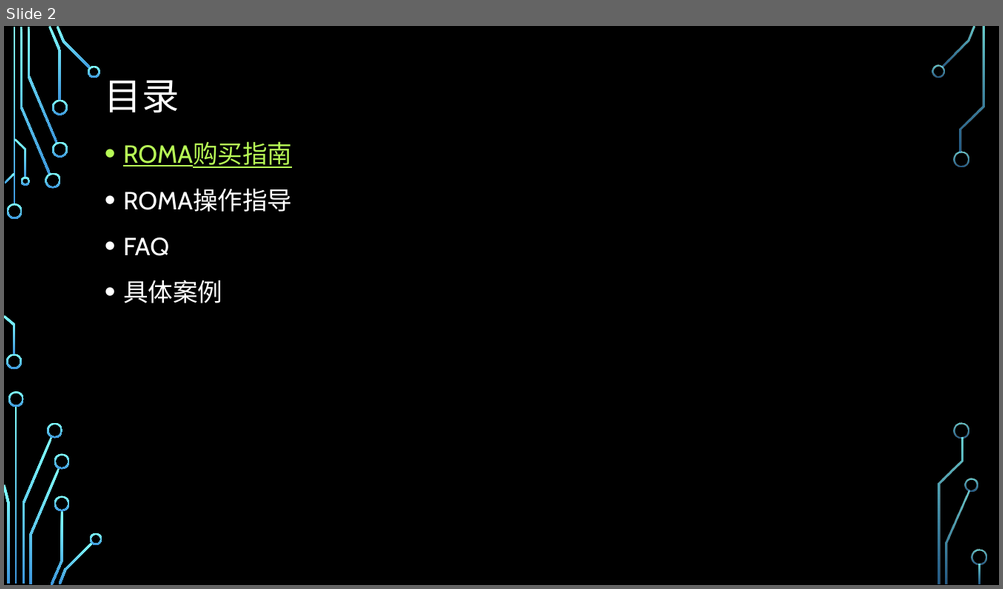
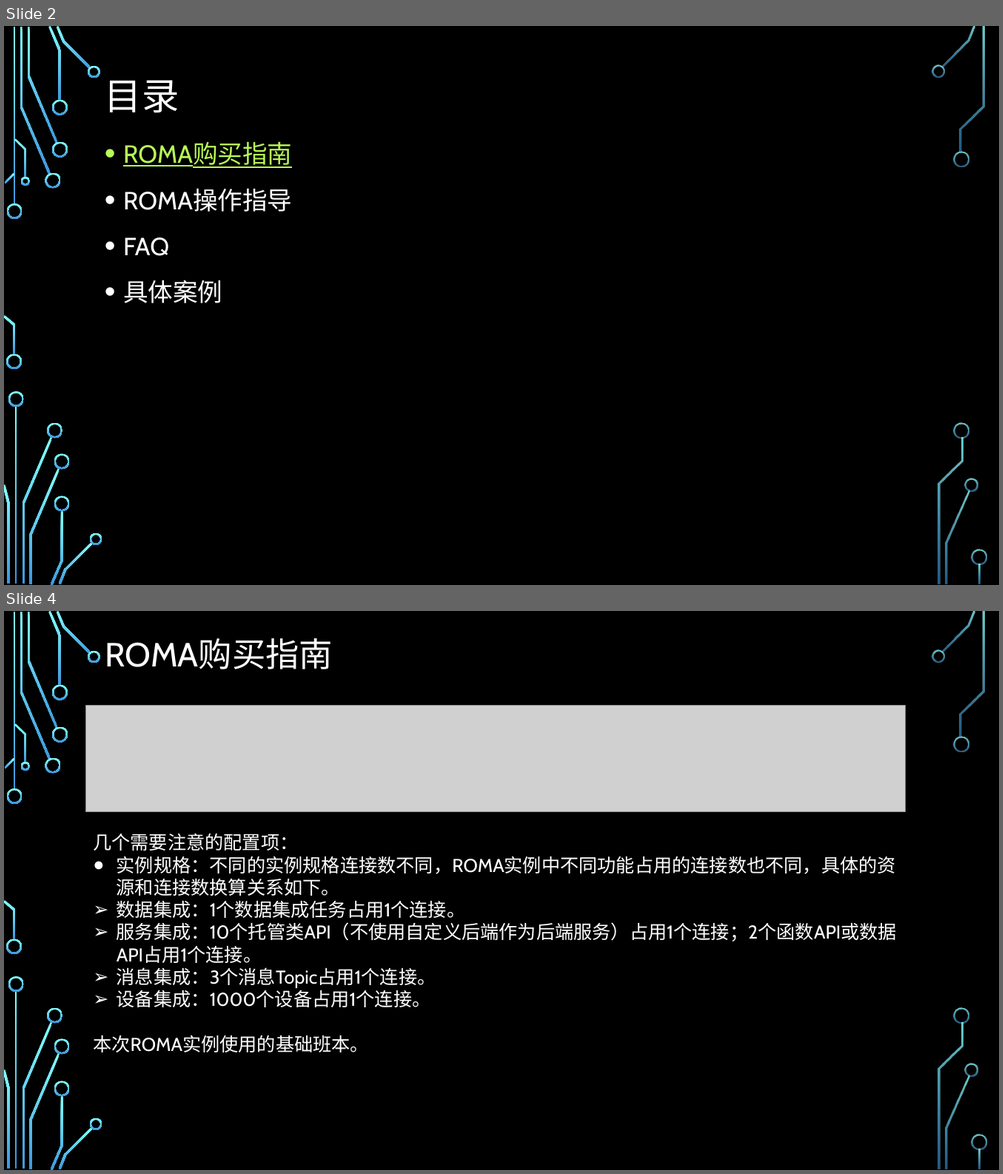
Before and after one commit to zhaoxukl1314/roma, a slide deck: ROMA使用手册.pptx. Shown one above the other, each under a label of ours: slide 2 before the commit, slides 2 and 4 after it; the slides between them are not shown. The pictures are 1003x589 and 1003x1174 pixels, drawn with LibreOffice and Linux fonts; fonts in the diff are those of the drawing; grey boxes stand for pictures; background and template pictures are left out. Boxes give left, top, right and bottom in pixels: in the first picture for what was removed or moved away, otherwise in the second. Text is boxed around its words. In the diff, an @@ line names an element or a change of style, - is before the commit and + after.

```diff
--- a/ROMA使用手册.pptx
+++ b/ROMA使用手册.pptx
@@ slide 4 added at bbox=[4, 611, 999, 1170], background picture (left out); not listed: 36 template elements that a slide beside it also shows @@
@@ title added at bbox=[105, 638, 333, 669], 32.4 pt, text #FFFFFF @@
+ROMA购买指南
@@ picture added at bbox=[85, 706, 905, 812] @@
@@ text added at bbox=[93, 833, 896, 1053], 18 pt, text #FFFFFF @@
+几个需要注意的配置项：
+● 实例规格：不同的实例规格连接数不同，ROMA实例中不同功能占用的连接数也不同，具体的资源和连接数换算关系如下。
+➢ 数据集成：1个数据集成任务占用1个连接。
+➢ 服务集成：10个托管类API（不使用自定义后端作为后端服务）占用1个连接；2个函数API或数据API占用1个连接。
+➢ 消息集成：3个消息Topic占用1个连接。
+➢ 设备集成：1000个设备占用1个连接。
+本次ROMA实例使用的基础班本。
```
Also in this commit, not shown: 1 slide changed, 9 other slides added.
